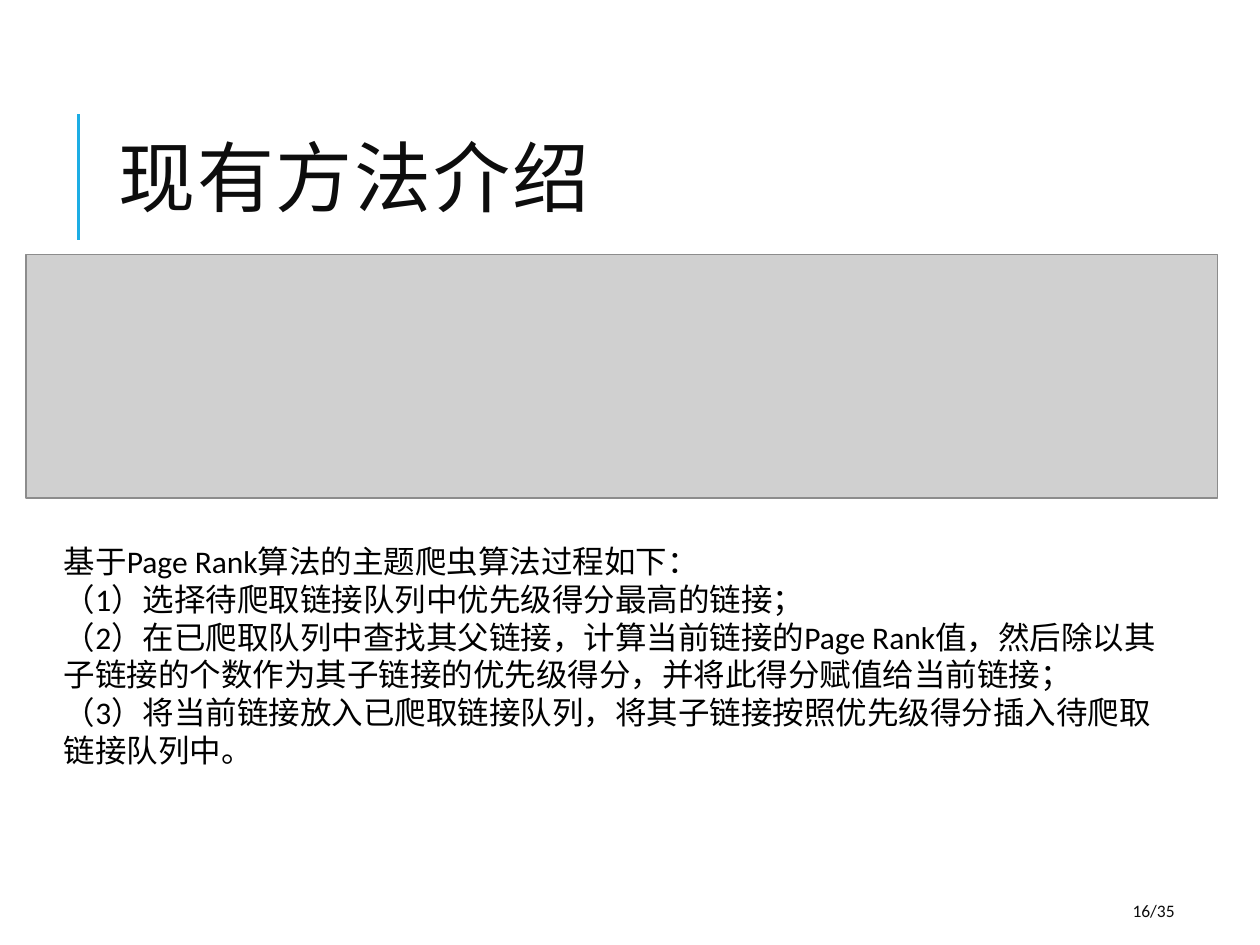
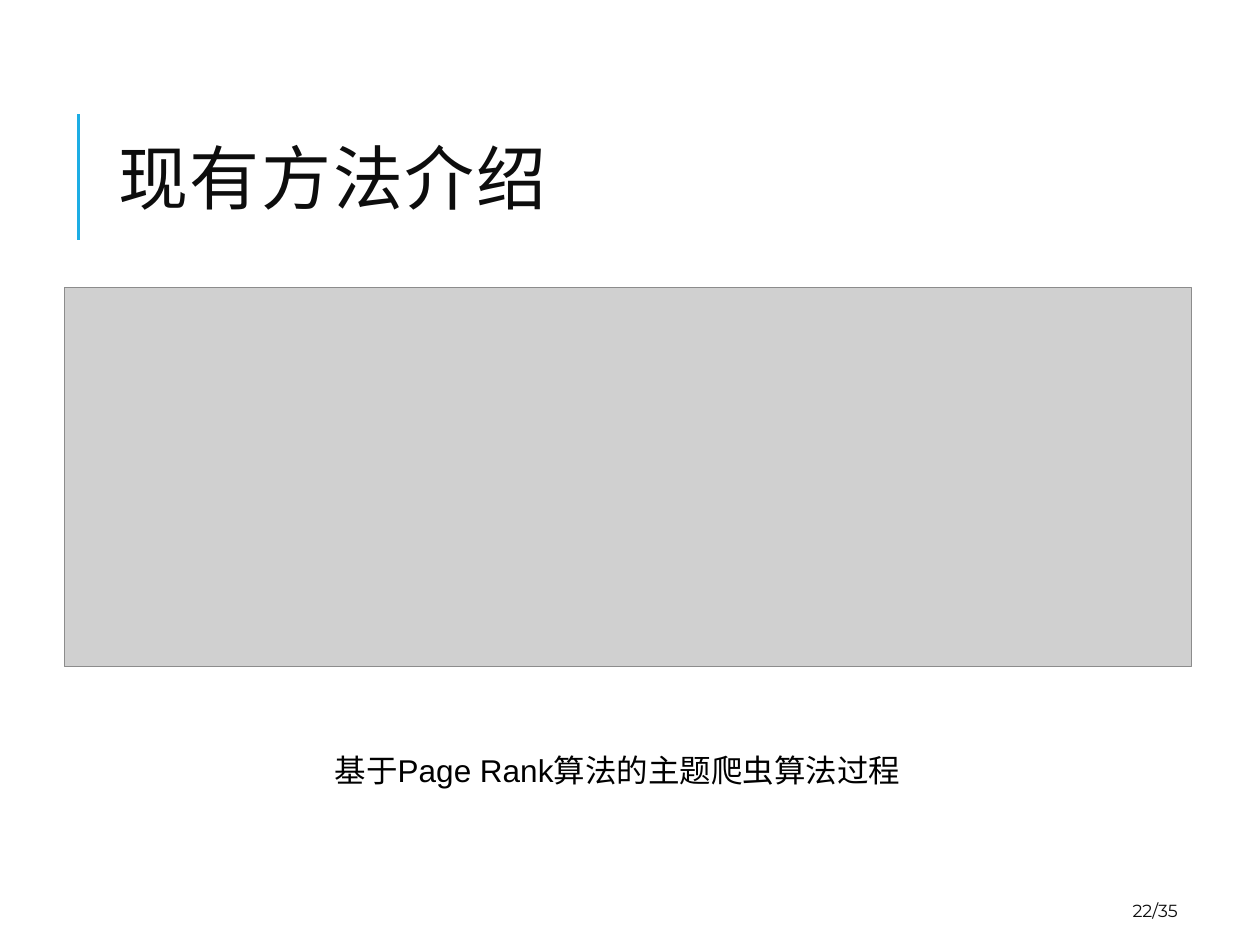
Before and after one commit to winniehajing/paper, a slide deck: slide 22 of 2012223040119-Defense-20150515-goahead.pptx (slide 16 before the commit). Drawn at 1260x945 pixels with LibreOffice and Linux fonts; fonts in the diff are those of the drawing; grey boxes stand for pictures. Boxes give left, top, right and bottom in pixels: in the first picture for what was removed or moved away, otherwise in the second. Text is boxed around its words. In the diff, an @@ line names an element or a change of style, - is before the commit and + after.

```diff
--- a/2012223040119-Defense-20150515-goahead.pptx
+++ b/2012223040119-Defense-20150515-goahead.pptx
@@ title "现有方法介绍" at [118, 145, 546, 210]: size 44 to 40 pt, font Calibri to Montserrat @@
@@ picture removed at [26, 255, 1218, 499] @@
@@ picture added at [64, 287, 1191, 667] @@
@@ text at [335, 755, 900, 789]: text changed; font Calibri to Arial @@
-基于Page Rank算法的主题爬虫算法过程如下：
-（1）选择待爬取链接队列中优先级得分最高的链接；
-（2）在已爬取队列中查找其父链接，计算当前链接的Page Rank值，然后除以其子链接的个数作为其子链接的优先级得分，并将此得分赋值给当前链接；
-（3）将当前链接放入已爬取链接队列，将其子链接按照优先级得分插入待爬取链接队列中。
+基于Page Rank算法的主题爬虫算法过程
@@ page number at [1133, 902, 1178, 919]: text changed; font Calibri to Montserrat @@
-16/35
+22/35
```
Also in this commit, not shown: 27 other slides changed, 13 slides added, 3 slides removed, 2 other files.
